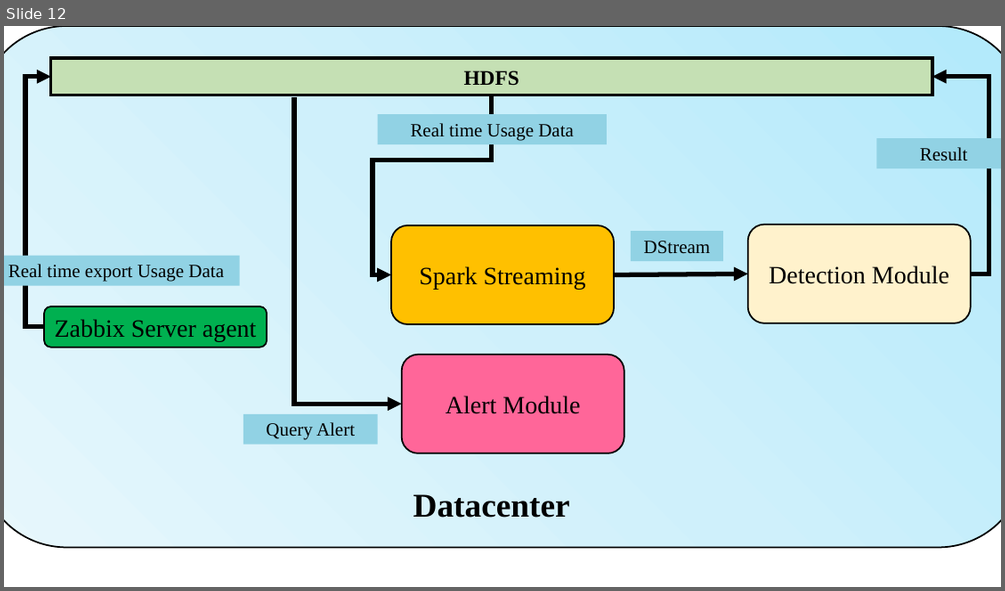
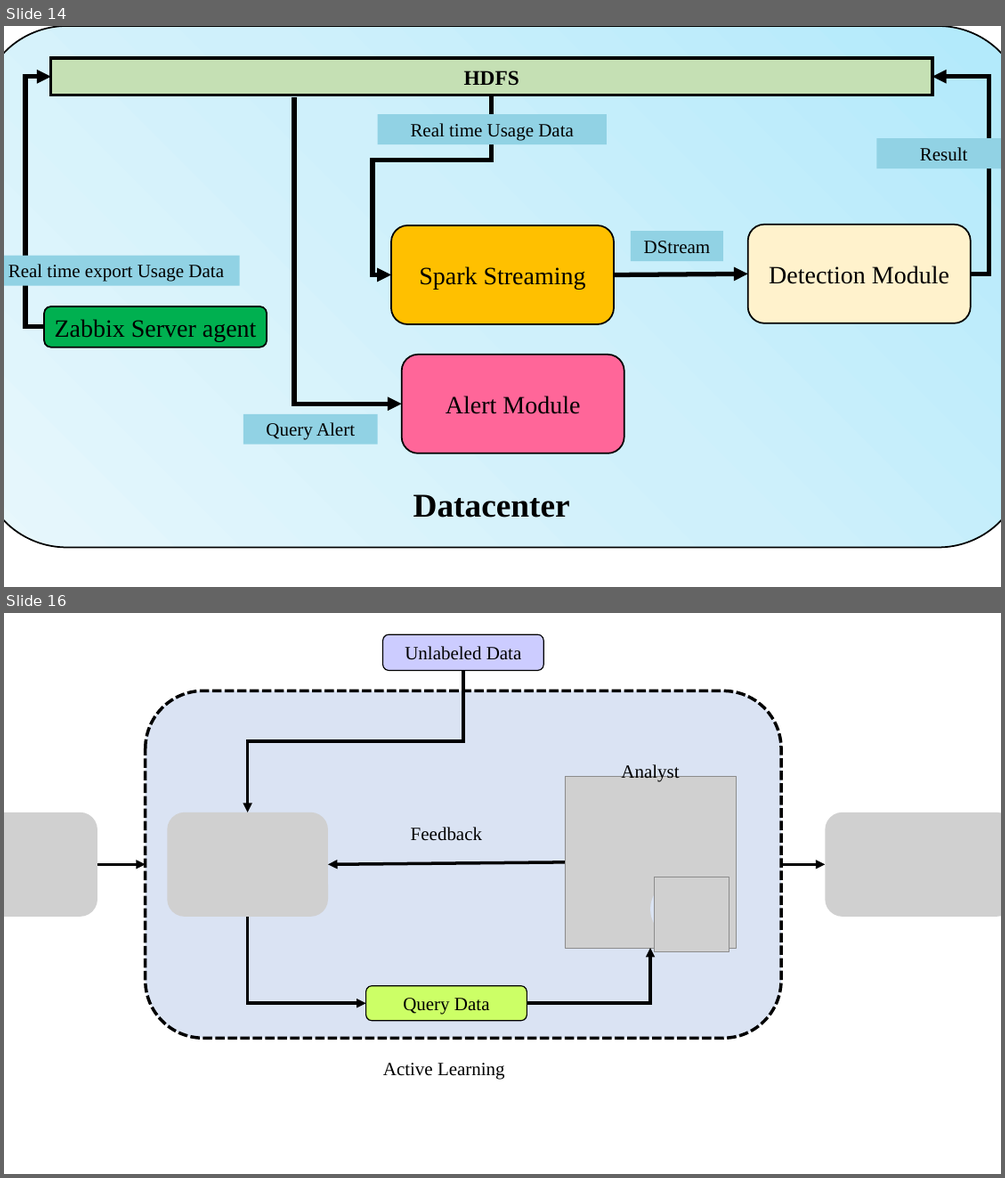
Before and after one commit to gitwetguy/paperwork, a slide deck: 3年計畫_素材.pptx. Shown one above the other, each under a label of ours: slide 12 before the commit, slides 14 and 16 after it; the slides between them are not shown. The pictures are 1005x591 and 1005x1178 pixels, drawn with LibreOffice and Linux fonts; fonts in the diff are those of the drawing; grey boxes stand for pictures. Boxes give left, top, right and bottom in pixels: in the first picture for what was removed or moved away, otherwise in the second. Text is boxed around its words. In the diff, an @@ line names an element or a change of style, - is before the commit and + after.

```diff
--- a/3年計畫_素材.pptx
+++ b/3年計畫_素材.pptx
@@ slide 16 added at (4,613,1001,1174), background #FFFFFF @@
@@ rounded rectangle added at (383,634,544,671), fill #CCCCFF, outline #000000 1 pt, 18 pt, text #000000 @@
+Unlabeled Data
@@ rounded rectangle added at (146,690,781,1038), fill #DAE3F3, outline #000000 3 pt dashed @@
@@ elbow arrow added from (463, 671) to (248, 811), #000000 3 pt @@
@@ text added at (621,764,679,782), 18 pt, text #000000 @@
+Analyst
@@ picture added at (565,777,736,948) @@
@@ picture added at (4,811,97,916) @@
@@ picture added at (167,811,328,916) @@
@@ picture added at (825,811,1001,916) @@
@@ text added at (411,827,482,841), 18 pt, text #000000 @@
+Feedback
@@ arrow added from (97, 864) to (146, 864), #000000 3 pt @@
@@ arrow added from (565, 862) to (328, 864), #000000 3 pt @@
@@ ellipse added at (650,877,719,941), fill #DAE3F3 @@
@@ picture added at (654,877,728,952) @@
@@ arrow added from (781, 864) to (825, 864), #000000 3 pt @@
@@ elbow arrow added from (248, 916) to (366, 1004), #000000 3 pt @@
@@ elbow arrow added from (526, 1004) to (650, 948), #000000 3 pt @@
@@ rounded rectangle added at (366,985,526,1020), fill #CCFF66, outline #000000 1 pt, 18 pt, text #000000 @@
+Query Data
@@ text added at (383,1062,505,1079), 18 pt, text #000000 @@
+Active Learning
@@ what was slide 12 is now slide 14 @@
```
Also in this commit, not shown: 2 other slides added, 2 other files.
